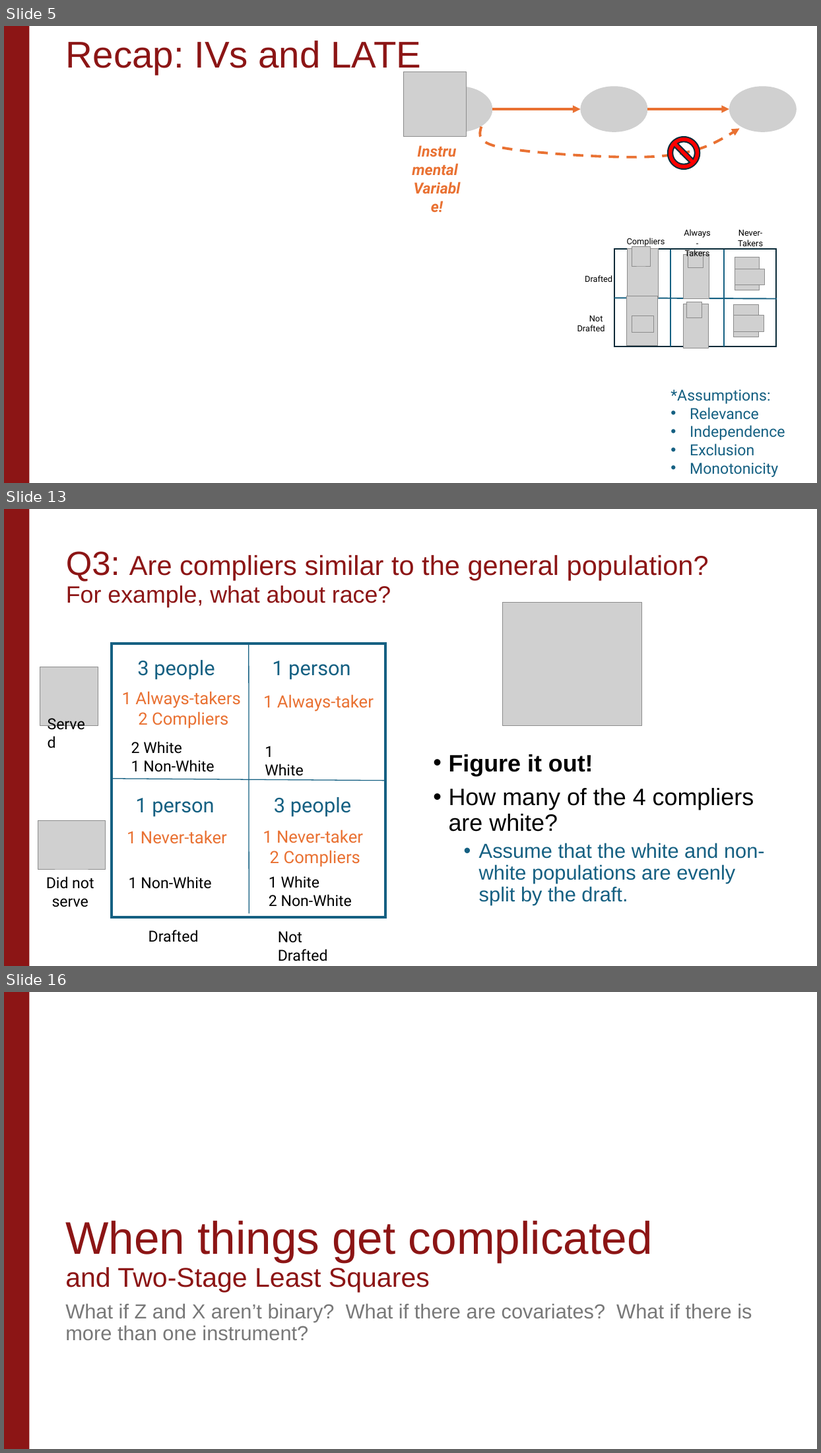
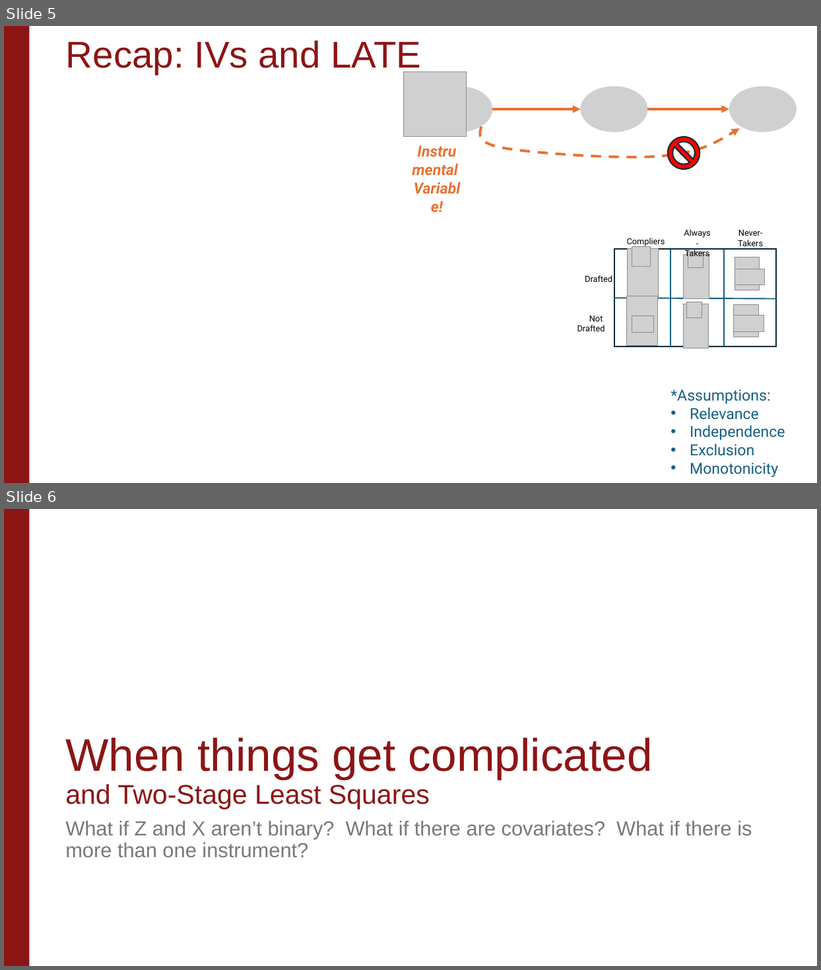
Before and after one commit to stanford-causal-inference-class/stanford-causal-inference-class.github.io, a slide deck: materials/lecture-slides/Unit3_Lecture3.pptx. Shown one above the other, each under a label of ours: slides 5, 13 and 16 before the commit, slides 5 and 6 after it; the slides between them are not shown. The pictures are 821x1453 and 821x970 pixels, drawn with LibreOffice and Linux fonts; fonts in the diff are those of the drawing; grey boxes stand for pictures; background and template pictures are left out. Boxes give left, top, right and bottom in pixels: in the first picture for what was removed or moved away, otherwise in the second. Text is boxed around its words. In the diff, an @@ line names an element or a change of style, - is before the commit and + after.

```diff
--- a/materials/lecture-slides/Unit3_Lecture3.pptx
+++ b/materials/lecture-slides/Unit3_Lecture3.pptx
@@ slide 13 removed at (4, 509, 817, 966), background #FFFFFF; not listed: 1 template element that a slide beside it also shows @@
@@ title removed at (66, 551, 709, 607) @@
-Q3: Are compliers similar to the general population?
-For example, what about race?
@@ picture removed at (502, 602, 642, 726) @@
@@ text removed at (449, 755, 765, 906) @@
-• Figure it out!
-• How many of the 4 compliers are white?
-  • Assume that the white and non-white populations are evenly split by the draft.
@@ text removed at (127, 830, 227, 844) @@
-1 Never-taker
@@ group removed at (129, 741, 352, 907): 4 texts @@
-2 White
-1 Non-White
-1 White
-1 Non-White
-1 White
-2 Non-White
@@ group removed at (38, 644, 386, 962): 11 texts, 2 lines, 2 pictures, 1 rectangle @@
-3 people
-1 person
-3 people
-1 person
-1 Always-taker
-1 Always-takers
-2 Compliers
-1 Never-taker
-2 Compliers
-Served
-Did not
-serve
-Drafted
-Not Drafted
@@ what was slide 16 is now slide 6 @@
```
Also in this commit, not shown: 1 slide changed, 9 other slides removed, 1 other file.
